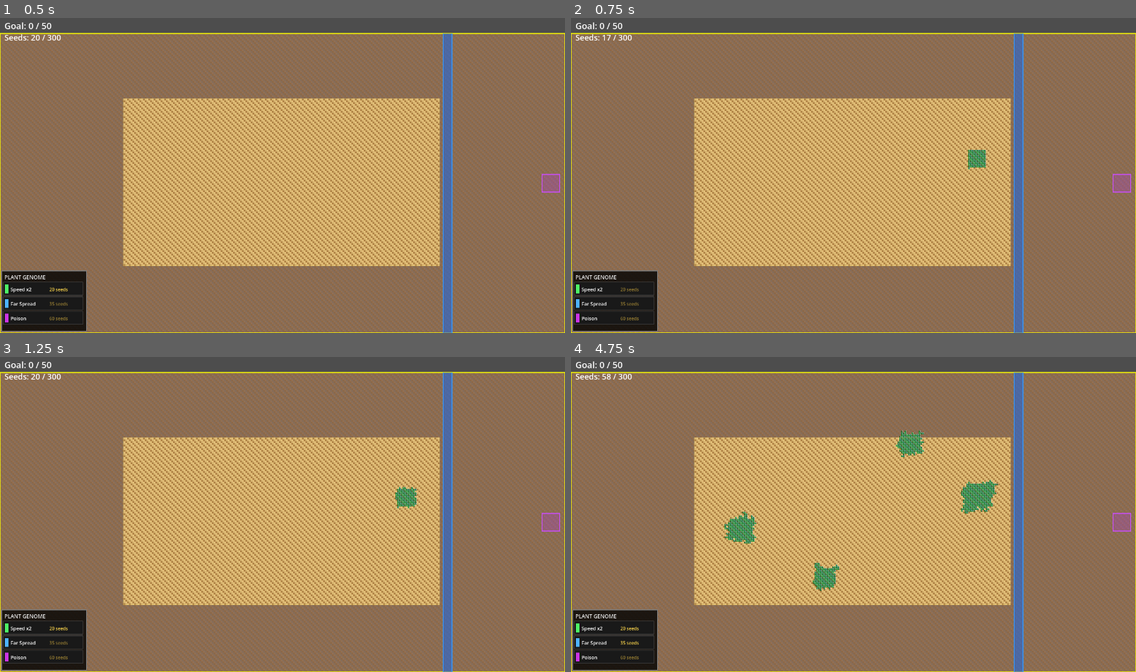
Above: before the commit, frames 1-4 (two rows, left to right).
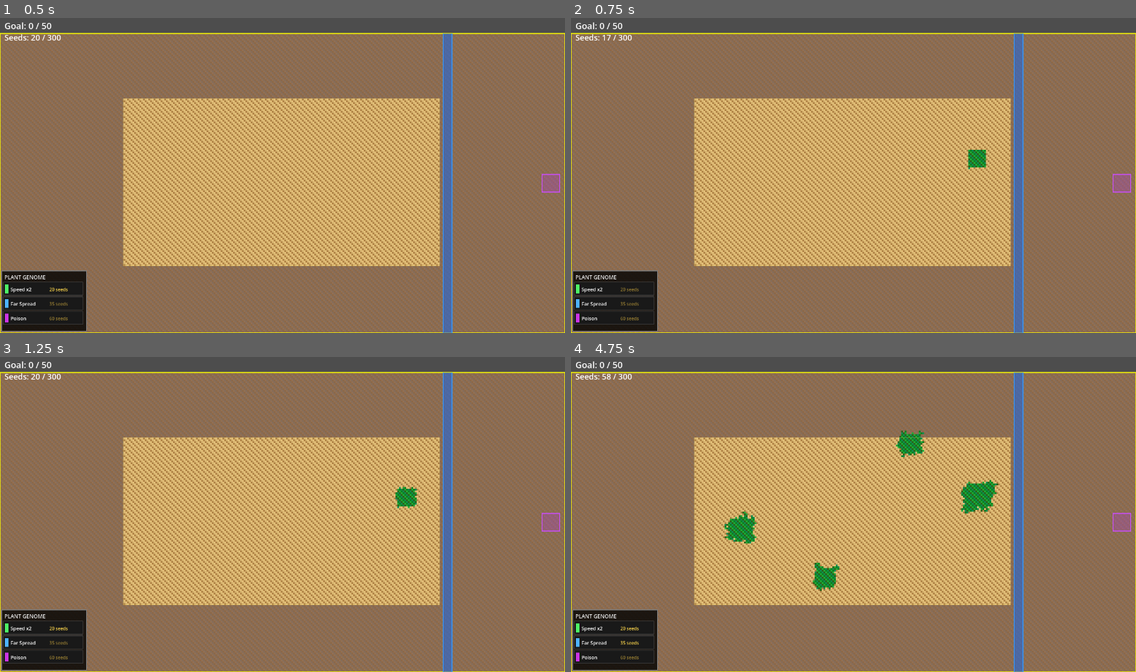
Above: after the commit, the same moments.

Repository: mamo1016/ecosystem-game
Game: Godot game, scene res://world.tscn
Two runs of this game, one before a commit and one after it. Both use one fixed random seed, a clock stepped at 60 frames per second and the inputs below.
Inputs (mouse positions are in pixels of both pictures, inside the frame that each line leads up to):
- Up to frame 1 (0.5 s): no input
- Up to frame 2 (0.75 s): tap Enter at 0.5 s; move the mouse to (977, 159) at 0.52 s; click (977, 159) at 0.67 s
- Up to frame 3 (1.25 s): no input
- Up to frame 4 (4.75 s): tap Space at 1.25 s; move the mouse to (740, 530) at 1.27 s; click (740, 530) at 1.42 s; move the mouse to (910, 445) at 2.02 s; click (910, 445) at 2.17 s; tap Enter at 2.75 s; move the mouse to (825, 577) at 2.77 s; click (825, 577) at 2.92 s; move the mouse to (1023, 561) at 3.52 s; click (1023, 561) at 3.67 s; move the mouse to (684, 467) at 4.27 s; click (684, 467) at 4.42 s

Frame 1 is identical in both runs. In frame 2, 0.1% of the frame differs, in the area x 70-74%, y 41-48%; in frame 3, 0.1%; in frame 4, 0.8%, in the area x 27-76%, y 23-75%.

Commit message:
Fix performance: remove O(n_plants) draw loop and mature_set.keys() allocation
- Remove per-tile sprite draw for MATURE tiles in _draw(); background
  texture already renders them correctly, eliminating O(n_plants) draw
  calls at 60fps
- Replace mature_set.keys() allocation in run_plant_logic() with a
  maintained mature_list Array + mature_idx Dictionary using swap-remove,
  giving O(1) random access without GC pressure every 0.1s tick

Co-Authored-By: Claude Sonnet 4.6 <noreply@anthropic.com>

Diff:
--- a/world.gd
+++ b/world.gd
@@ -134,6 +134,8 @@
 var plant_ages: Dictionary = {}
 var dung_ages:  Dictionary = {}
 var mature_set: Dictionary = {}
+var mature_list: Array[Vector2i] = []
+var mature_idx: Dictionary = {}
 var spread_cursor: int = 0
 
 const DIRS = [Vector2i(0,-1), Vector2i(0,1), Vector2i(-1,0), Vector2i(1,0)]
@@ -264,11 +266,6 @@
 	if plant_texture:
 		var fw: float = plant_texture.get_width() / 3.0
 		var fh: float = plant_texture.get_height()
-		for pos in mature_set:
-			var px: float = MAP_OFFSET.x + pos.x * TILE_SIZE
-			var py: float = MAP_OFFSET.y + pos.y * TILE_SIZE
-			var region := Rect2(fw, 0, fw, fh)
-			draw_texture_rect_region(plant_texture, Rect2(px, py, TILE_SIZE, TILE_SIZE), region)
 		for pos in plant_ages:
 			var px: float = MAP_OFFSET.x + pos.x * TILE_SIZE
 			var py: float = MAP_OFFSET.y + pos.y * TILE_SIZE
@@ -405,6 +402,8 @@
 func _init_grid() -> void:
 	grid = []
 	mature_set.clear()
+	mature_list.clear()
+	mature_idx.clear()
 	for x in range(MAP_WIDTH):
 		var col := []
 		col.resize(MAP_HEIGHT)
@@ -424,9 +423,19 @@
 	if pos.x < 0 or pos.x >= MAP_WIDTH or pos.y < 0 or pos.y >= MAP_HEIGHT: return
 	grid[pos.x][pos.y] = id
 	if id == MATURE:
-		mature_set[pos] = true
+		if not mature_set.has(pos):
+			mature_idx[pos] = mature_list.size()
+			mature_list.append(pos)
+			mature_set[pos] = true
 	else:
-		mature_set.erase(pos)
+		if mature_set.has(pos):
+			var idx: int = mature_idx[pos]
+			var last: Vector2i = mature_list[mature_list.size() - 1]
+			mature_list[idx] = last
+			mature_idx[last] = idx
+			mature_list.resize(mature_list.size() - 1)
+			mature_idx.erase(pos)
+			mature_set.erase(pos)
 	if bg_image:
 		_paint_tile(pos.x, pos.y, _tile_pixel_color(pos.x, pos.y, id))
 		bg_dirty = true
@@ -528,12 +537,11 @@
 	# Apply genome effects to spread
 	var spread_prob: float = 0.10 if genomes["speed"]["unlocked"] else 0.05
 
-	var keys = mature_set.keys()
-	var n := keys.size()
+	var n := mature_list.size()
 	if n > 0:
 		var count := mini(MAX_SPREAD_PER_TICK, n)
 		for i in range(count):
-			var pos: Vector2i = keys[(spread_cursor + i) % n]
+			var pos: Vector2i = mature_list[(spread_cursor + i) % n]
 			for d in DIRS:
 				var neighbor: Vector2i = pos + d
 				if get_tile(neighbor) == EMPTY and randf() < spread_prob and not _in_river(neighbor):
@@ -916,6 +924,8 @@
 	plant_ages.clear()
 	dung_ages.clear()
 	mature_set.clear()
+	mature_list.clear()
+	mature_idx.clear()
 	spread_cursor = 0
 	for gid in GENOME_IDS:
 		genomes[gid]["unlocked"] = false
